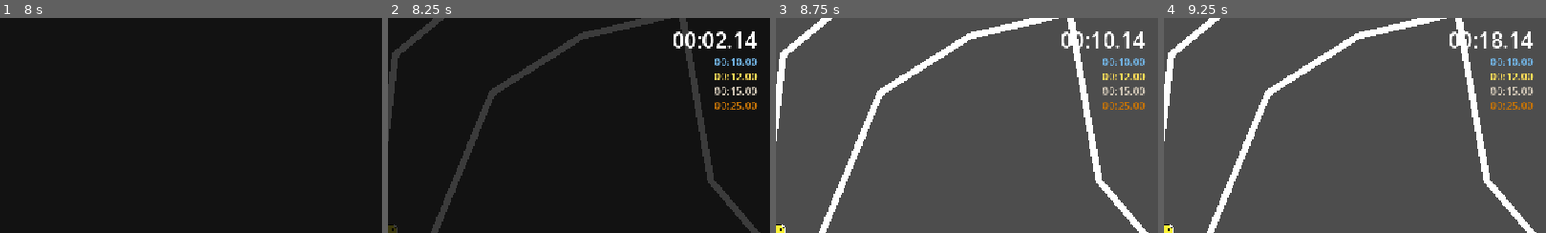
Above: before the commit, frames 1-4 (left to right).
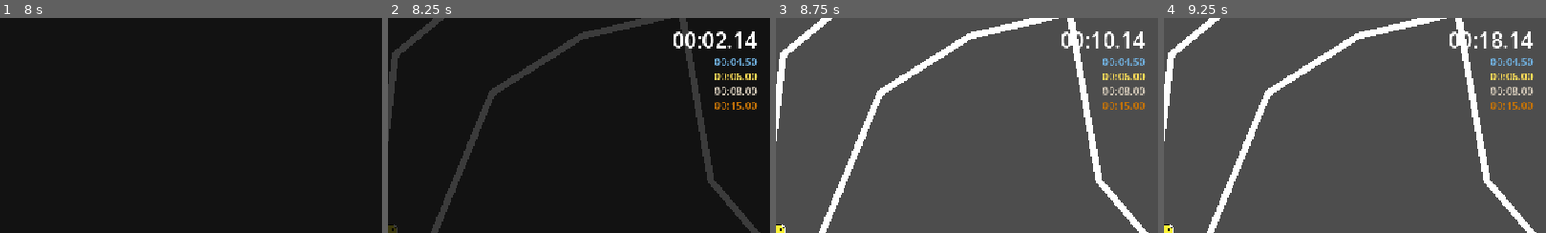
Above: after the commit, the same moments.

Repository: robplaysmusic-bit/dizzy-dash
Game: Godot game, scene res://levels/spin-test.tscn
Two runs of this game, one before a commit and one after it. Both use one fixed random seed, a clock stepped at 60 frames per second and the inputs below.
Inputs (mouse positions are % of the whole screen's width and height, from its top left):
- Up to frame 1 (8 s): tap Enter at 0.5, 2.1, 3.5, 5.1 s; move the mouse to (72, 45) at 0.52 s; hold D (right) 0.53-1.25 s; tap Delete at 0.6, 3.6, 6.6 s; click (72, 45) at 0.67 s; tap Space (jump) at 0.77, 2, 3.77, 6.77 s; drag from (30, 55) to (45, 70) at 1.27 s; move the mouse to (60, 28) at 2.02 s; hold D (right) 2.03-2.75 s; drag from (45, 70) to (20, 35) at 2.77 s; move the mouse to (80, 65) at 3.52 s; hold A (left) 3.53-4.25 s; drag from (20, 35) to (35, 25) at 4.27 s; move the mouse to (55, 50) at 5.02 s; hold Backspace (back) 5.03-5.75 s; click (55, 50) at 5.17 s; drag from (35, 25) to (30, 55) at 5.77 s; move the mouse to (72, 45) at 6.52 s; hold W (up) 6.53-7.25 s; drag from (30, 55) to (45, 70) at 7.27 s
- Up to frame 2 (8.25 s): move the mouse to (60, 28) at 8.02 s; hold Backspace (back) from 8.03 s (still down); tap Enter at 8.1 s
- Up to frame 3 (8.75 s): keep holding Backspace (back)
- Up to frame 4 (9.25 s): release Backspace (back) at 8.75 s; drag from (45, 70) to (20, 35) at 8.77 s
The pictures show only the part of the screen within x 50-100%, y 0-50%; the shares and areas given below are measured in that part.

Frame 1 is identical in both runs. In frame 2, 0.3% of the frame differs, in the area x 89-95%, y 18-43%; in frame 3, 0.3%; in frame 4, 0.3%.

Commit message:
Updated level times to be closer to reasonable

Diff:
--- a/levels/level-1.tscn
+++ b/levels/level-1.tscn
@@ -7,10 +7,10 @@
 
 [node name="Level1" type="Node2D" unique_id=938879597]
 script = ExtResource("1_471vb")
-platinum_time = 10.0
-gold_time = 12.0
-silver_time = 15.0
-bronze_time = 25.0
+platinum_time = 4.5
+gold_time = 6.0
+silver_time = 8.0
+bronze_time = 15.0
 next_course = "uid://d1swo5fc3sqe7"
 
 [node name="Player" parent="." unique_id=715659999 instance=ExtResource("1_gp3yc")]
--- a/levels/level-2.tscn
+++ b/levels/level-2.tscn
@@ -9,6 +9,10 @@
 
 [node name="Level2" type="Node2D" unique_id=938879597]
 script = ExtResource("1_7068u")
+platinum_time = 4.0
+gold_time = 6.0
+silver_time = 10.0
+bronze_time = 20.0
 next_course = "uid://4nwdhi7v7ey4"
 
 [node name="Player" parent="." unique_id=715659999 instance=ExtResource("2_mobua")]
--- a/levels/level-3.tscn
+++ b/levels/level-3.tscn
@@ -10,6 +10,10 @@
 
 [node name="Level3" type="Node2D" unique_id=938879597]
 script = ExtResource("1_im8po")
+platinum_time = 5.0
+gold_time = 6.5
+silver_time = 10.0
+bronze_time = 20.0
 next_course = "uid://dovybpy6nl3r4"
 
 [node name="Player" parent="." unique_id=715659999 instance=ExtResource("2_faynr")]
